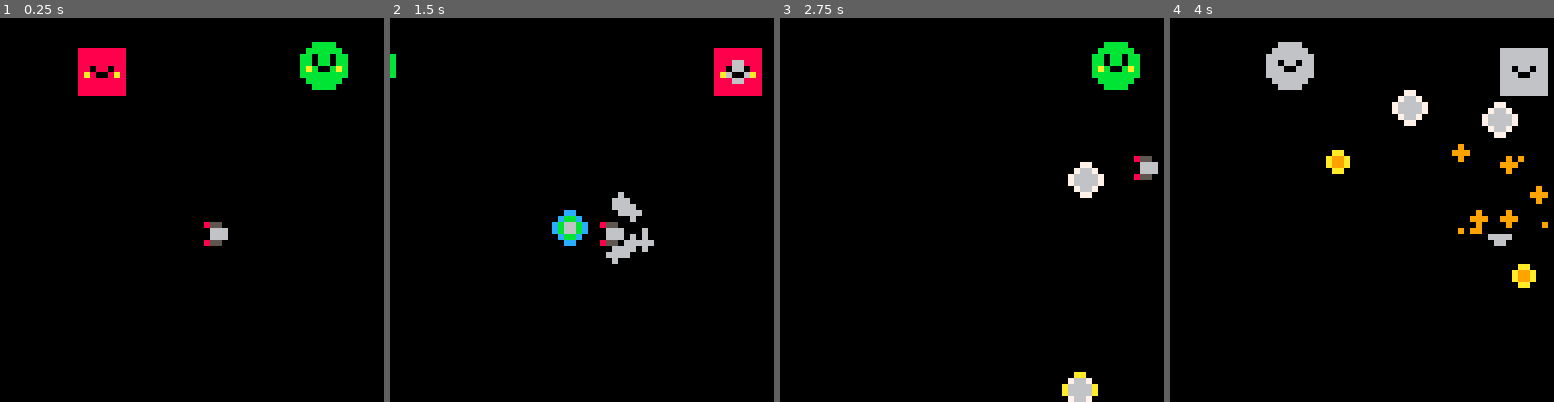
Above: before the commit, frames 1-4 (left to right).
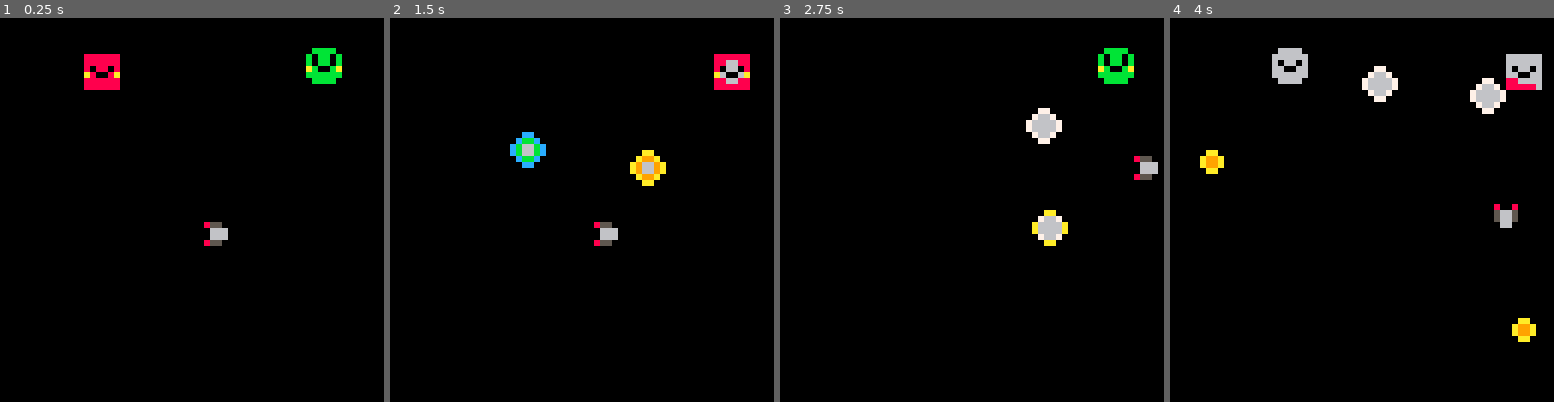
Above: after the commit, the same moments.

Repository: matheusmortatti/LOWREZJAM2020
Game: PICO-8 cartridge template.p8
Same seed, same stepped clock (60 frames per second), same inputs: the game is played once before the commit and once after it.
Inputs:
- Up to frame 1 (0.25 s): no input
- Up to frame 2 (1.5 s): tap X (X key) at 0.33, 1.07 s; tap O (Z key) at 0.7 s
- Up to frame 3 (2.75 s): hold Right 1.6-2.1 s; tap O (Z key) at 1.7, 2.1, 2.5 s; tap X (X key) at 1.85 s; hold Up 2.15-2.42 s; hold Right from 2.47 s (still down)
- Up to frame 4 (4 s): tap O (Z key) at 2.9, 3.3, 3.7 s; tap X (X key) at 2.97 s; release Right at 3.03 s; hold Left 3.08-3.58 s; hold Down 3.63-3.97 s

The runs differ from the first frame. In frame 1, 1.2% of the frame differs, in the area x 20-91%, y 6-21%; in frame 2, 3.9%; in frame 3, 2.8%; in frame 4, 5.8%, in the area x 7-99%, y 6-85%.

Commit message:
smaller enemies

Diff:
--- a/template.p8
+++ b/template.p8
@@ -1030,6 +1030,7 @@
 
 function player:shoot()
   e_add(self.bullet{
+    speed=3,
     pos=v(self.pos.x, self.pos.y),
     shtangle=self.a,
     origin=self})
@@ -1089,7 +1090,7 @@
 -------------------------------
 
 bullet=changeable:extend({
-		speed=2,
+		speed=1,
     hitbox=box(2,2,6,6),
     sprite=3,
     vel=v(0,0),
@@ -1453,14 +1454,14 @@
 		}
 }
 __gfx__
-000000000000000000000000000000008888888800000000006666006666666600000000000000000000000000bbbb0000000000000000000000000085550000
-000000000066660000000000000aa000888888880000000006666660666666660000000000000000000770000bbbbbb0000cc0000000000008550000855ccc00
-00700700060000600085500000a99a0088888888006666006666666666666666000000000006600000766700bb0bb0bb00cbbc000006000000cccc0000c66675
-0007700006c00c60000666000a9999a088088088000660006606606666066066000660000066660007666670bb0bb0bb0cbbbbc00006600008566750855bb675
-0007700006000060000666000a9999a08a8008a8006006006660066666600666000660000066660007666670bab00bab0cbbbbc00006600008566750855bb675
-00700700060cc0600085500000a99a0088888888006666006666666666666666000000000006600000766700bbbbbbbb00cbbc000006000000cccc0000c66675
-000000000066660000000000000aa000888888880000000006666660666666660000000000000000000770000bbbbbb0000cc0000000000008550000855ccc00
-000000000000000000000000000000008888888800000000006666006666666600000000000000000000000000bbbb0000000000000000000000000085550000
+00000000000000000000000000000000000000000000000000000000000000000000000000000000000000000000000000000000000000000000000085550000
+000000000066660000000000000aa0000888888000000000006666000666666000000000000000000007700000bbbb00000cc0000000000008550000855ccc00
+00700700060000600085500000a99a00088888800066660006666660066666600000000000066000007667000b0bb0b000cbbc000006000000cccc0000c66675
+0007700006c00c60000666000a9999a0080880800006600006066060060660600006600000666600076666700b0bb0b00cbbbbc00006600008566750855bb675
+0007700006000060000666000a9999a00a8008a00060060006600660066006600006600000666600076666700ab00ba00cbbbbc00006600008566750855bb675
+00700700060cc0600085500000a99a00088888800066660006666660066666600000000000066000007667000bbbbbb000cbbc000006000000cccc0000c66675
+000000000066660000000000000aa0000888888000000000006666000666666000000000000000000007700000bbbb00000cc0000000000008550000855ccc00
+00000000000000000000000000000000000000000000000000000000000000000000000000000000000000000000000000000000000000000000000085550000
 00000000000000000000000000000000000aa0000000000000000000000000000000000000000000000000000000000000000000000000000000000000000000
 0000000000000000000000000000000000a99a00000000aaaa000000000000000000000000000000000000000000000000000000000000000000000000000000
 000000000000000000000000000aa0000a9999a000000aaaaaa00000000000000000000000000000000000000000000000000000000000000000000000000000
